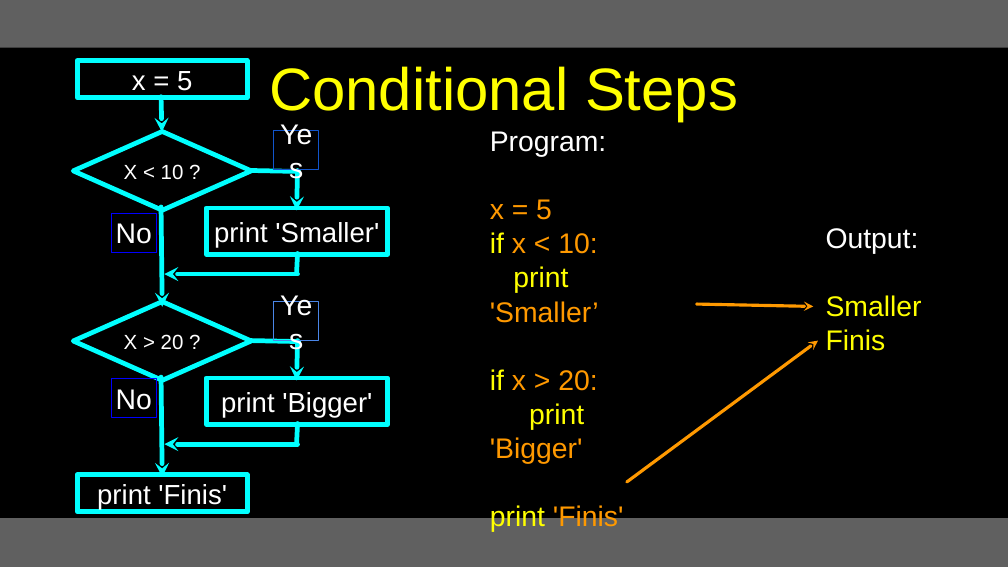
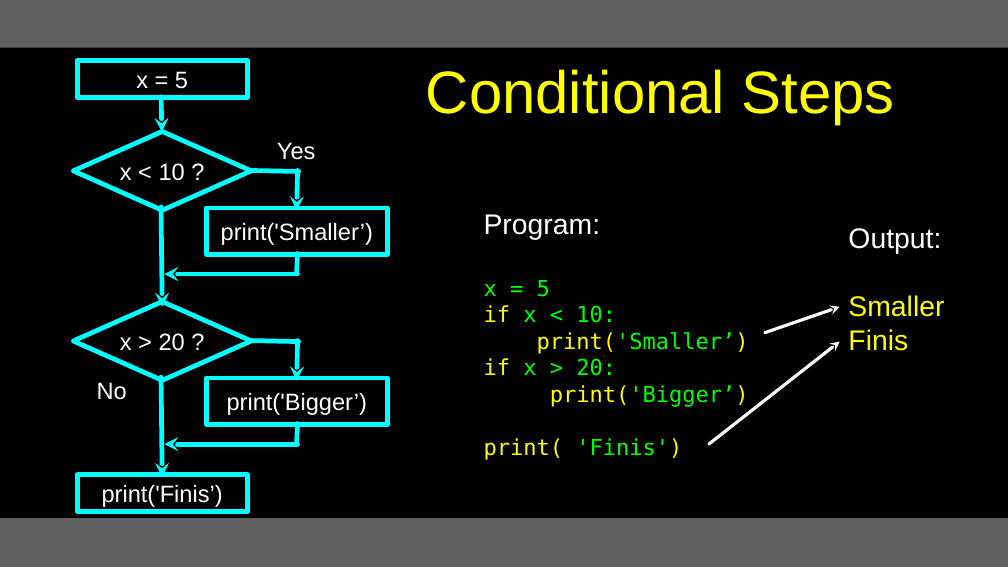
Before and after one commit to csev/py4e, a slide deck: slide 2 of lectures3/Pythonlearn-03-Conditional.pptx. Drawn at 1008x567 pixels with LibreOffice and Linux fonts; fonts in the diff are those of the drawing. Boxes give left, top, right and bottom in pixels: in the first picture for what was removed or moved away, otherwise in the second. Text is boxed around its words. In the diff, an @@ line names an element or a change of style, - is before the commit and + after.

```diff
--- a/lectures3/Pythonlearn-03-Conditional.pptx
+++ b/lectures3/Pythonlearn-03-Conditional.pptx
@@ title "Conditional Steps": place and size @@
-title "Conditional Steps" at <box>269,66,738,121</box>
+title "Conditional Steps" at <box>426,69,895,125</box>
@@ rectangle "x = 5" at <box>77,61,247,98</box>: size 35 to 30 pt @@
@@ text "Yes": place and size @@
-text "Yes" at <box>274,131,319,170</box>
+text "Yes" at <box>277,142,315,160</box>
@@ text "Yes" at <box>277,142,315,160</box>: size 36 to 30 pt; outline #1155CC 0.75 pt to none @@
@@ text in diamond at <box>120,163,185,181</box>: text changed; size 26 to 30 pt @@
-X < 10 ?
+x < 10 ?
@@ text "Program:": place and size @@
-text "Program:" at <box>490,131,624,531</box>
+text "Program:" at <box>484,214,749,460</box>
@@ rectangle removed at <box>111,213,156,252</box> @@
-No
@@ text in rectangle at <box>221,223,373,245</box>: text changed; size 35 to 30 pt @@
-print 'Smaller'
+print('Smaller’)
@@ text "Output:": place and size @@
-text "Output:" at <box>826,228,922,351</box>
+text "Output:" at <box>848,228,944,351</box>
@@ text at <box>484,280,616,376</box>: size 36 to 28 pt, font Arial to DejaVu Sans Mono in "x = 5", "if x < 10:", "if x > 20:"; text colour #FF9900 to #00FF00 in "x = 5", "x < 10:", "x > 20:" @@
@@ rectangle removed at <box>274,302,319,340</box> @@
-Yes
@@ arrow removed from (697, 304) to (813, 306) @@
@@ arrow added from (765, 333) to (840, 307), #FFFFFF 4 pt @@
@@ text in diamond at <box>120,333,185,351</box>: text changed; size 26 to 30 pt @@
-X > 20 ?
+x > 20 ?
@@ text at <box>537,332,749,354</box>: text changed; size 36 to 28 pt; font Arial to DejaVu Sans Mono; text colour #FF9900 to #00FF00 @@
-print 'Smaller’
+print('Smaller’)
@@ arrow moved from (818, 341) - (627, 482) to (840, 341) - (709, 444) @@
@@ arrow (840, 341) - (709, 444): stroke #FF9900 4 pt to #FFFFFF 4 pt @@
@@ text "No": place and size @@
-text "No" at <box>111,379,156,417</box>
+text "No" at <box>97,382,127,400</box>
@@ text "No" at <box>97,382,127,400</box>: size 36 to 30 pt; outline #0000FF 0.75 pt to none @@
@@ text at <box>484,385,749,460</box>: text changed; size 36 to 28 pt; font Arial to DejaVu Sans Mono; text colour #FF9900 to #00FF00 @@
-print 'Bigger'
-print 'Finis'
+print('Bigger’)
+print( 'Finis')
@@ text in rectangle at <box>227,393,367,415</box>: text changed; size 35 to 30 pt @@
-print 'Bigger'
+print('Bigger’)
@@ text in rectangle at <box>102,485,223,507</box>: text changed; size 35 to 30 pt @@
-print 'Finis'
+print('Finis’)
```
Also in this commit, not shown: 30 other slides changed, 1 slide added, 5 other files.
